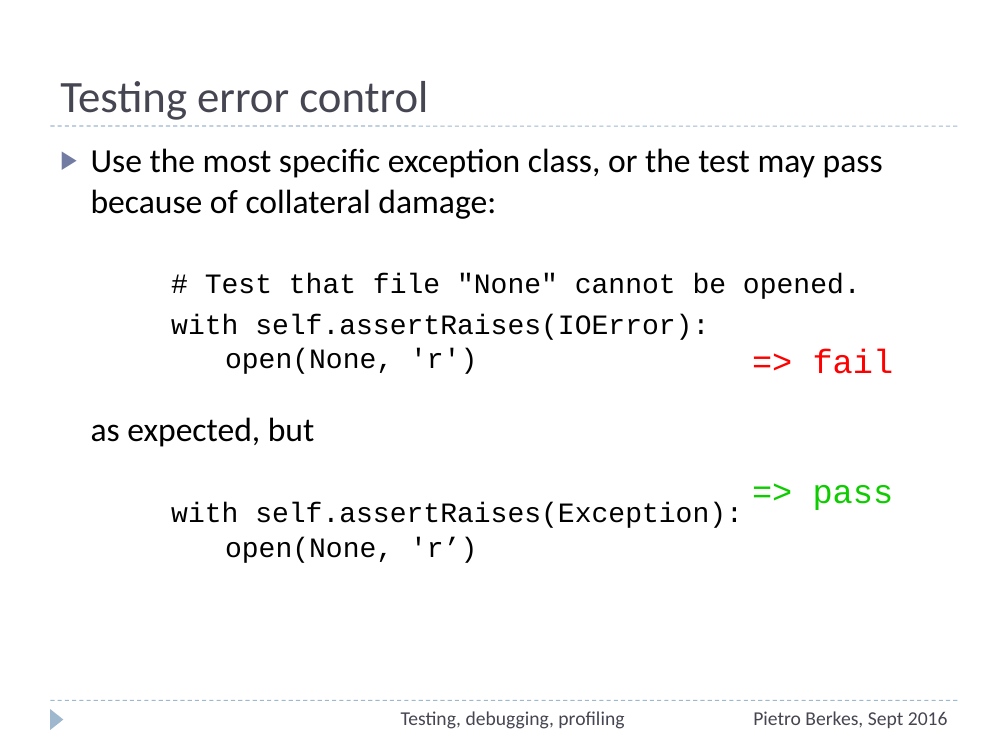
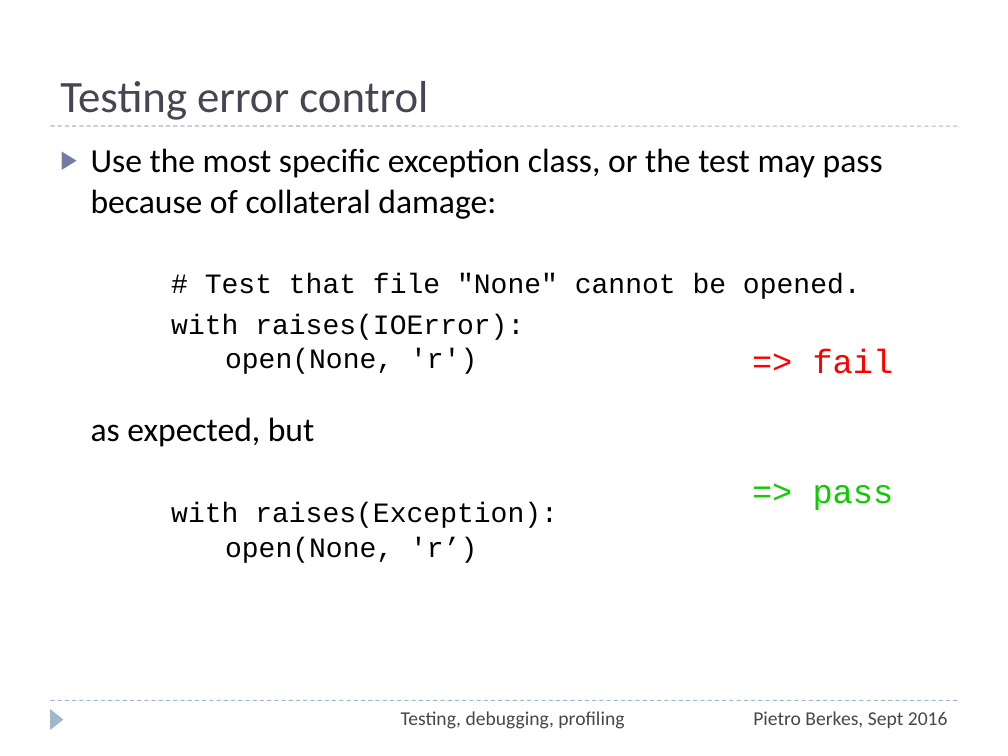
Before and after one commit to ASPP/testing_debugging_profiling, a slide deck: slide 31 of testing-debugging-profiling.pptx. Drawn at 1008x756 pixels with LibreOffice and Linux fonts; fonts in the diff are those of the drawing. Boxes give left, top, right and bottom in pixels: in the first picture for what was removed or moved away, otherwise in the second. Text is boxed around its words. In the diff, an @@ line names an element or a change of style, - is before the commit and + after.

Commit message:
Final version of slides!

```diff
--- a/testing-debugging-profiling.pptx
+++ b/testing-debugging-profiling.pptx
@@ text at box(91, 148, 883, 563): text changed @@
-▶ Use the most specific exception class, or the test may pass because of collateral damage:
-  # Test that file "None" cannot be opened.
-  with self.assertRaises(IOError):
-  open(None, 'r')
-  as expected, but
-  with self.assertRaises(Exception):
-  open(None, 'r’)
+▶ Use the most specific exception class, or the test may pass because of collateral damage:
+  # Test that file "None" cannot be opened.
+  with raises(IOError):
+  open(None, 'r')
+  as expected, but
+  with raises(Exception):
+  open(None, 'r’)
```
Also in this commit, not shown: 3 other slides changed, 1 other file.
